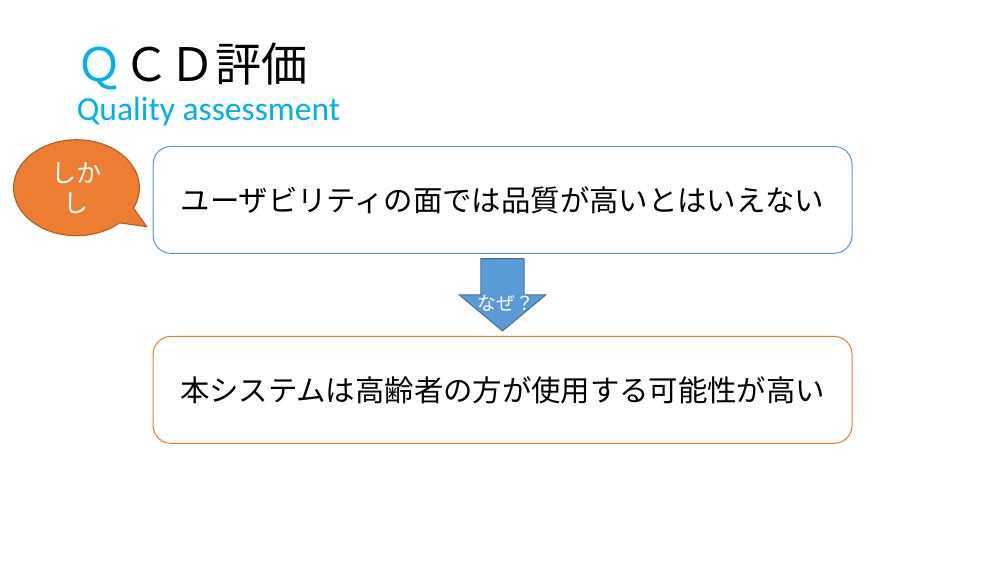
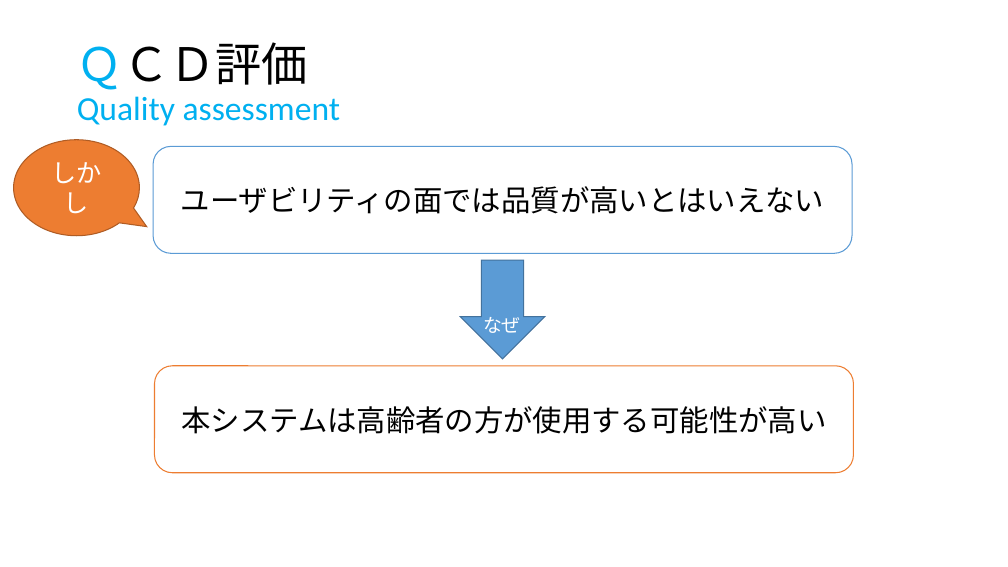
Before and after one commit to IzumiYuuta/PMyabukikenC, a slide deck: slide 4 of 最終発表/最終発表.pptx (slide 3 before the commit). Drawn at 1008x567 pixels with LibreOffice and Linux fonts; fonts in the diff are those of the drawing. Boxes give left, top, right and bottom in pixels: in the first picture for what was removed or moved away, otherwise in the second. Text is boxed around its words. In the diff, an @@ line names an element or a change of style, - is before the commit and + after.

```diff
--- a/最終発表/最終発表.pptx
+++ b/最終発表/最終発表.pptx
@@ down arrow: place and size @@
-down arrow at bbox=[460, 259, 546, 330]
+down arrow at bbox=[461, 260, 545, 359]
@@ text at bbox=[483, 317, 521, 333]: text changed @@
-なぜ？
+なぜ
@@ rounded rectangle "本システムは高齢者の方が使用する可能性が高い": place and size @@
-rounded rectangle "本システムは高齢者の方が使用する可能性が高い" at bbox=[154, 337, 853, 443]
+rounded rectangle "本システムは高齢者の方が使用する可能性が高い" at bbox=[154, 366, 854, 473]
```
Also in this commit, not shown: 7 other slides changed, 6 slides added, 1 other file.
